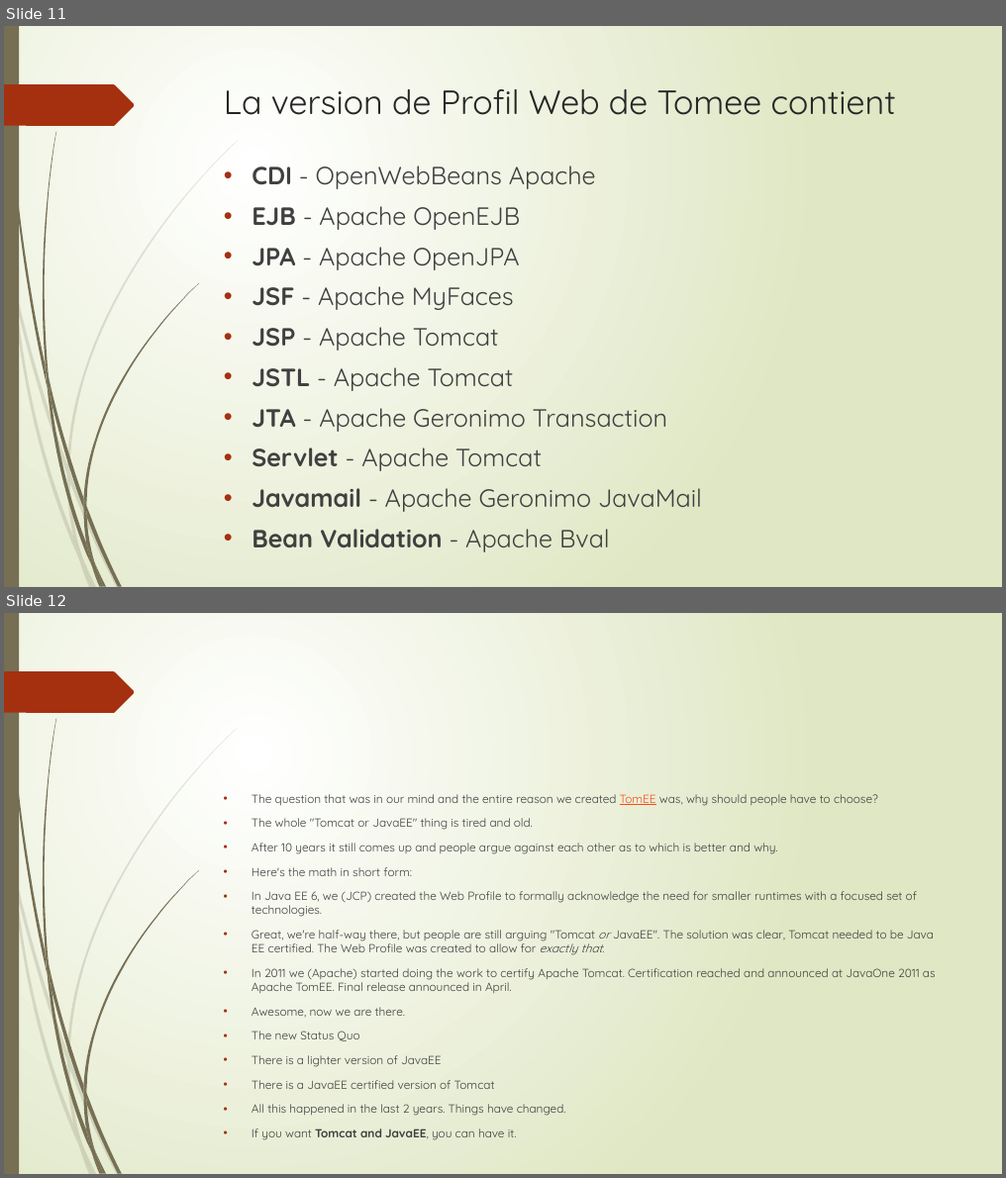
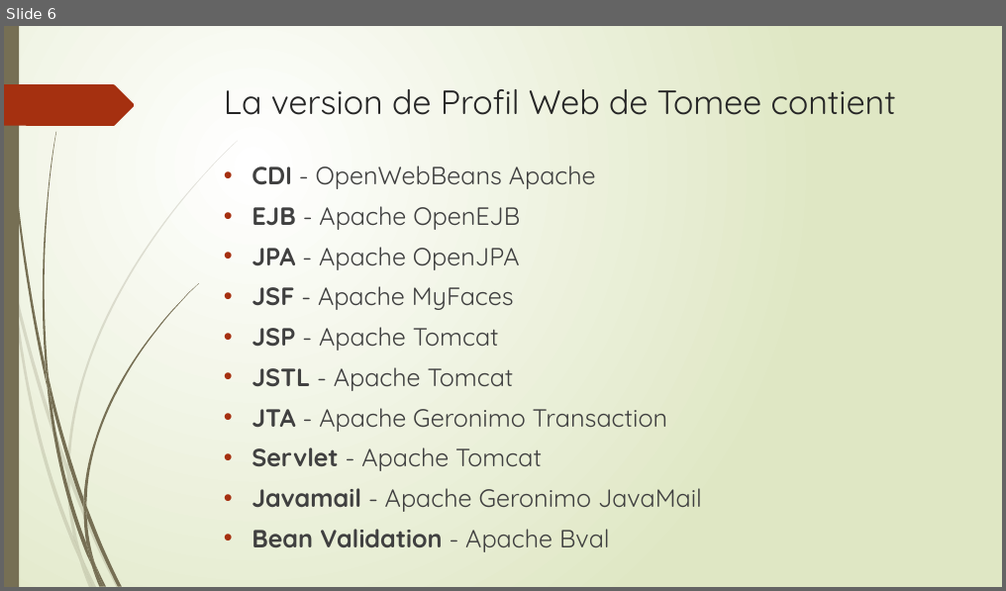
Before and after one commit to Tarek-Adra/TomEE, a slide deck: presentation.pptx. Shown one above the other, each under a label of ours: slides 11 and 12 before the commit, slide 6 after it. The pictures are 1006x1178 and 1006x591 pixels, drawn with LibreOffice and Linux fonts; fonts in the diff are those of the drawing. Boxes give left, top, right and bottom in pixels: in the first picture for what was removed or moved away, otherwise in the second. Text is boxed around its words. In the diff, an @@ line names an element or a change of style, - is before the commit and + after.

```diff
--- a/presentation.pptx
+++ b/presentation.pptx
@@ slide 12 removed at (x1=4, y1=613, x2=1002, y2=1174), background gradient #FFFFFF to #DFE8C4; not listed: 24 template elements that a slide beside it also shows @@
@@ text removed at (x1=252, y1=794, x2=936, y2=1141) @@
-• The question that was in our mind and the entire reason we created TomEE was, why should people have to choose?
-• The whole "Tomcat or JavaEE" thing is tired and old.
-• After 10 years it still comes up and people argue against each other as to which is better and why.
-• Here's the math in short form:
-• In Java EE 6, we (JCP) created the Web Profile to formally acknowledge the need for smaller runtimes with a focused set of technologies.
-• Great, we're half-way there, but people are still arguing "Tomcat or JavaEE". The solution was clear, Tomcat needed to be Java EE certified. The Web Profile was created to allow for exactly that.
-• In 2011 we (Apache) started doing the work to certify Apache Tomcat. Certification reached and announced at JavaOne 2011 as Apache TomEE. Final release announced in April.
-• Awesome, now we are there.
-• The new Status Quo
-• There is a lighter version of JavaEE
-• There is a JavaEE certified version of Tomcat
-• All this happened in the last 2 years. Things have changed.
-• If you want Tomcat and JavaEE, you can have it.
@@ what was slide 11 is now slide 6 @@
```
Also in this commit, not shown: 6 slides changed, 2 slides added, 3 other slides removed, 2 other files.
